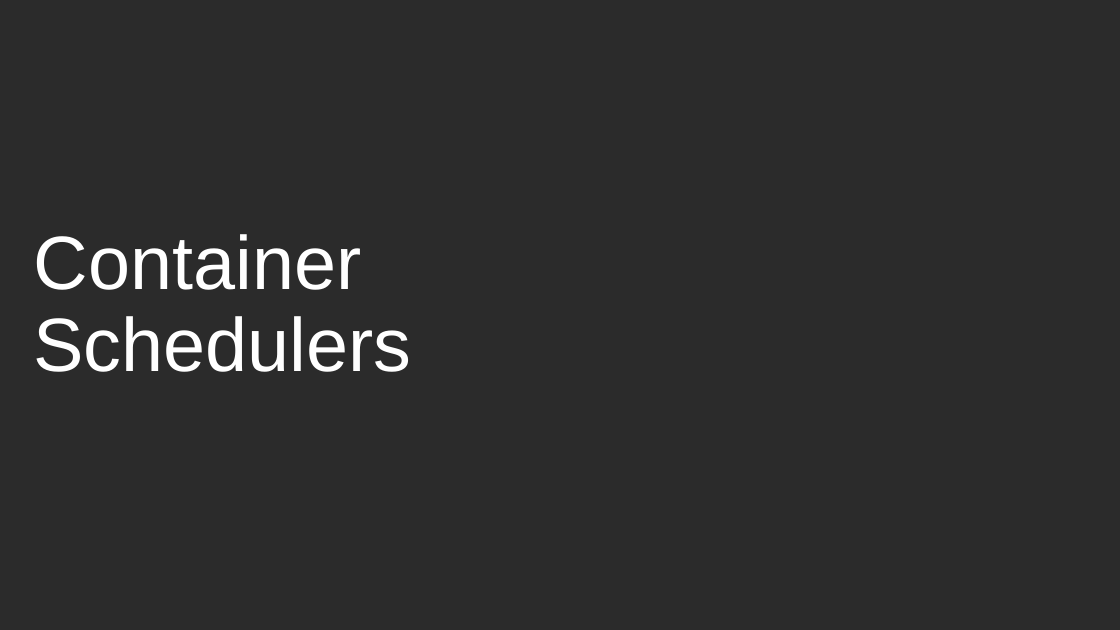
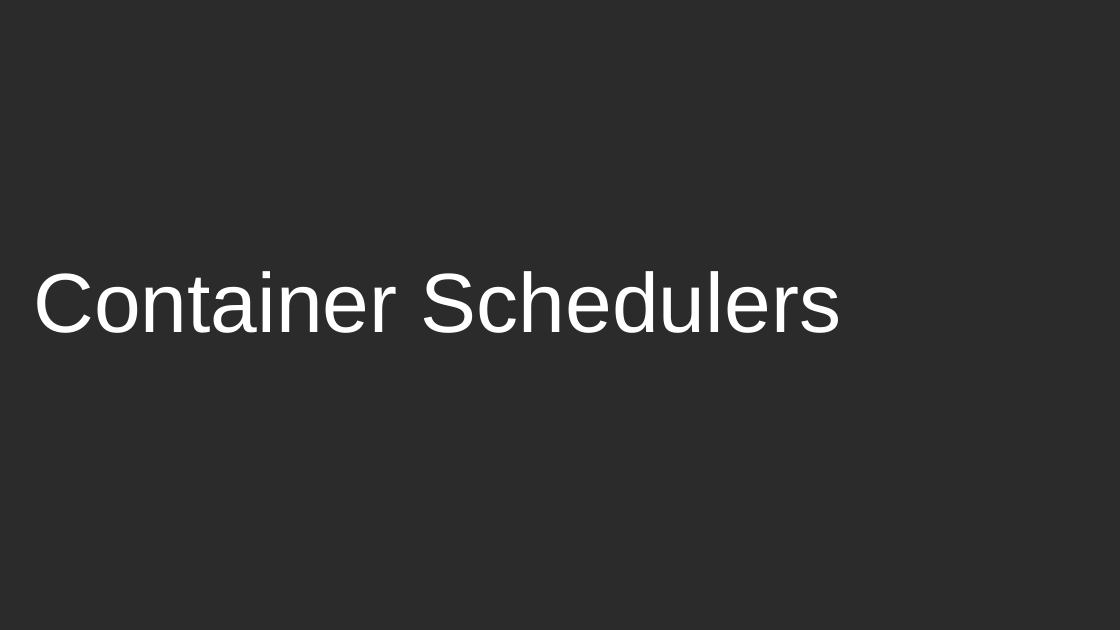
Before and after one commit to davidvonthenen/proposals, a slide deck: slide 9 of 2017_APACHECON_US/ConSchedAndSbSChangeCloud.pptx. Drawn at 1120x630 pixels with LibreOffice and Linux fonts; fonts in the diff are those of the drawing; background and template pictures are left out; a plain dark background stands for a picture behind light text. Boxes give left, top, right and bottom in pixels: in the first picture for what was removed or moved away, otherwise in the second. Text is boxed around its words. In the diff, an @@ line names an element or a change of style, - is before the commit and + after.

```diff
--- a/2017_APACHECON_US/ConSchedAndSbSChangeCloud.pptx
+++ b/2017_APACHECON_US/ConSchedAndSbSChangeCloud.pptx
@@ title "Container Schedulers" at (34,271,841,333): size 48.6 to 54 pt @@
```
Also in this commit, not shown: 4 other slides changed, 3 other files.
